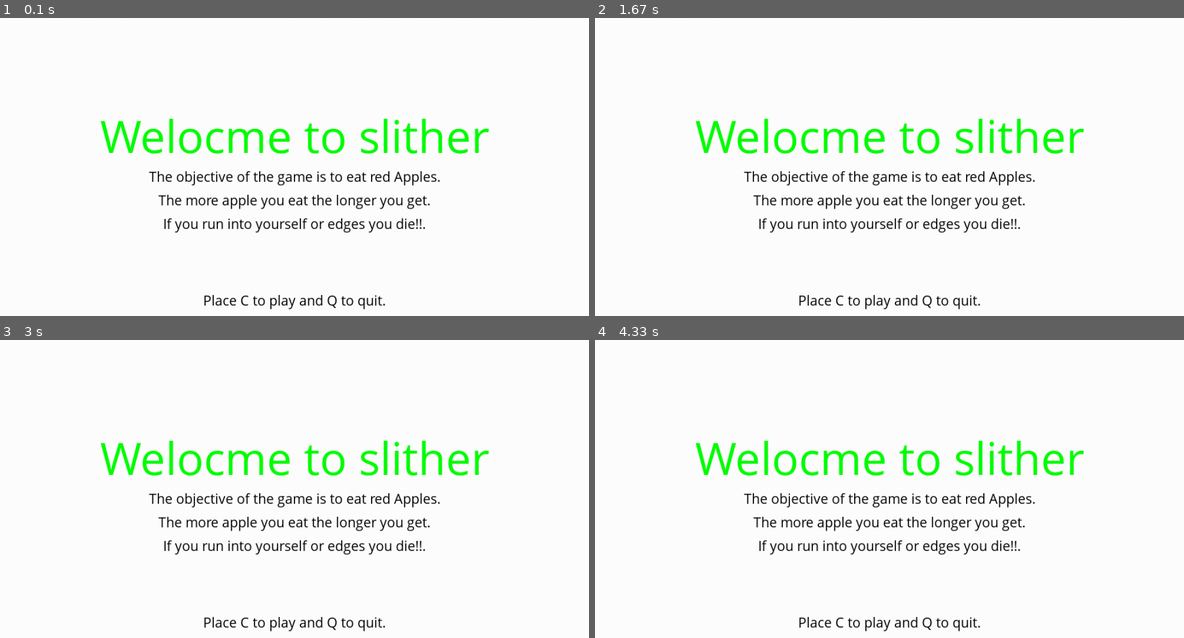
Above: before the commit, frames 1-4 (two rows, left to right).
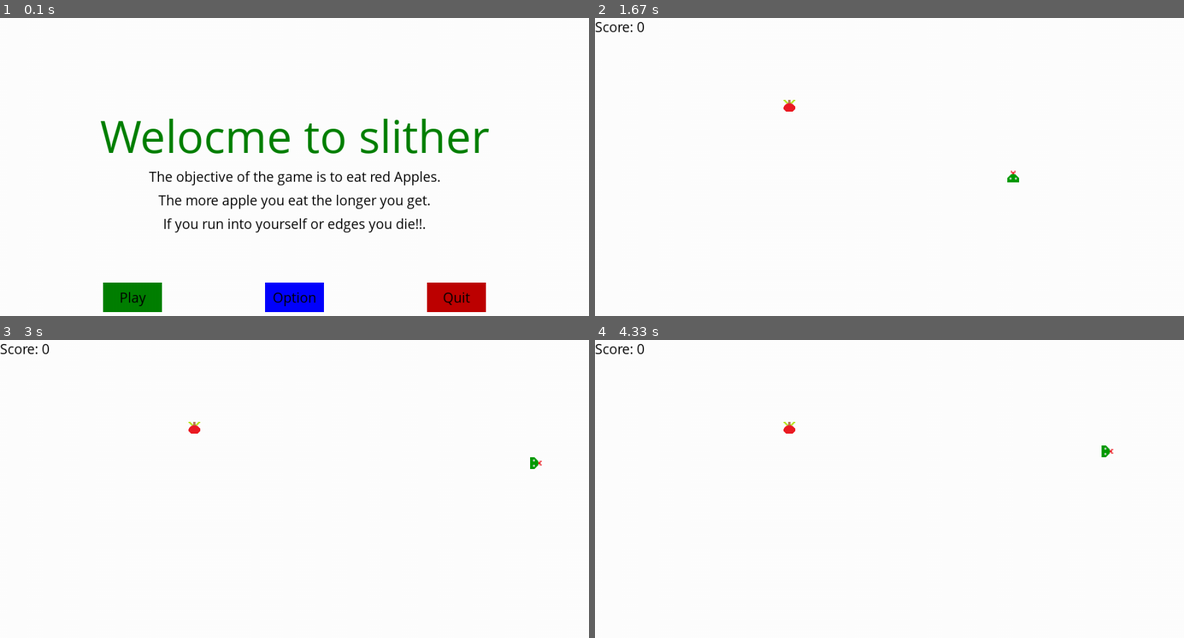
Above: after the commit, the same moments.

Repository: RIPTIDEKING/Snake_Pygame
Game: pygame game, started from MainGame.py
Same seed, same stepped clock (60 frames per second), same inputs: the game is played once before the commit and once after it.
Inputs (mouse positions are in pixels of both pictures, inside the frame that each line leads up to):
- Up to frame 1 (0.1 s): no input
- Up to frame 2 (1.67 s): click (724, 298) at 0.4 s, where only the run after the commit has a clickable "Play"; tap Enter at 0.67 s; hold Up from 1.5 s (still down)
- Up to frame 3 (3 s): release Up at 1.97 s; hold Right 2-2.47 s
- Up to frame 4 (4.33 s): hold Down 3.07-3.37 s; hold Left 3.4-3.8 s; hold Up 3.83-4.2 s; hold Right from 4.23 s (still down)

The runs differ from the first frame. In frame 1, 5.4% of the frame differs, in the area x 17-83%, y 33-99%; in frame 2, 4.9%; in frame 3, 5.0%; in frame 4, 5.0%.

Commit message:
Button completed

Diff:
--- a/pygameStart.py
+++ b/MainGame.py
@@ -1,27 +1,16 @@
 import pygame
 import time
 import random
+from resorces_basic import *
+from button import *
+
 pygame.init()
-
-white = (255,255,255)
-black = (0,0,0)
-red = (255,0,0)
-green = (0,255,0)
-darkGreen = (0,155,0)
-blue = (0,0,255)
 
 FPS = 10
 display_width = 1000
 display_height = 600
 block_size = 20
 MovementSpeed = (block_size)
-
-imgHead = pygame.image.load('snakeHead.png')
-imgBody = pygame.image.load('snakeBody.png')
-imgTail = pygame.image.load('snakeTail.png')
-appleMain = pygame.image.load('appleSimple.png')
-apple2 = pygame.image.load('apple2.png')
-appleSpecial = pygame.image.load('appleultimate.png')
 
 pygame.display.set_icon(appleMain)
 
@@ -38,18 +27,9 @@
 randAppleXSpecial = 0
 randAppleYSpecial = 0
 
-
-
 countApple = 0
 
-#gameDisplay.fill(white)
-
 clock = pygame.time.Clock()
-
-#functions Section
-smallFont = pygame.font.SysFont("comicsansms",25)
-medFont = pygame.font.SysFont("comicsansms",50)
-largeFont = pygame.font.SysFont("comicsansms",80)
 
 def newGameStart():
     global countApple
@@ -59,37 +39,58 @@
     text = smallFont.render("Score: "+str(score), True, black)
     gameDisplay.blit(text,(0,0))
 
-def randomApple():
+def randomApple(ls):
     global randAppleX,randAppleY,countApple
-    randAppleX = round(random.randrange(0,display_width-block_size,block_size)/block_size)*block_size
-    randAppleY = round(random.randrange(0,display_height-block_size,block_size)/block_size)*block_size
     countApple += 1
-
-def randomApple2():
+    rAx = 0
+    rAy = 0
+    rAx = round(random.randrange(0,display_width-block_size,block_size)/block_size)*block_size
+    rAy = round(random.randrange(0,display_height-block_size,block_size)/block_size)*block_size
+    for snakePart in ls:
+        if rAx == snakePart[0] and rAy == snakePart[1]:
+            randomApple(ls)
+            print(len(ls))
+            return
+    randAppleX = rAx
+    randAppleY = rAy
+
+def randomApple2(ls):
     global randAppleX2,randAppleY2
-    randAppleX2 = round(random.randrange(0,display_width-block_size,block_size)/block_size)*block_size
-    randAppleY2 = round(random.randrange(0,display_height-block_size,block_size)/block_size)*block_size
-
-def randomAppleSpecial():
+    rAx = 0
+    rAy = 0
+    rAx = round(random.randrange(0,display_width-block_size,block_size)/block_size)*block_size
+    rAy = round(random.randrange(0,display_height-block_size,block_size)/block_size)*block_size
+    for snakePart in ls:
+        if rAx == snakePart[0] and rAy == snakePart[1]:
+            randomApple2(ls)
+            return
+    randAppleX2 = rAx
+    randAppleY2 = rAy
+
+def randomAppleSpecial(ls):
     global randAppleXSpecial,randAppleYSpecial
-    randAppleXSpecial = round(random.randrange(0,display_width-block_size,block_size)/block_size)*block_size
-    randAppleYSpecial = round(random.randrange(0,display_height-block_size,block_size)/block_size)*block_size
+    rAx = 0
+    rAy = 0
+    rAx = round(random.randrange(0,display_width-block_size,block_size)/block_size)*block_size
+    rAy = round(random.randrange(0,display_height-block_size,block_size)/block_size)*block_size
+    for snakePart in ls:
+        if rAx == snakePart[0] and rAy == snakePart[1]:
+            randomAppleSpecial(ls)
+            return
+    randAppleXSpecial = rAx
+    randAppleYSpecial = rAy
 
 def game_intro():
 
-    intro = True
-
-    while intro:
+    intro = [True]
+    plBut = Button(gameDisplay,green,"Play",175,450,100,50,intro_play,(intro,))
+    opBtn = Button(gameDisplay,blue,"Option",450,450,100,50,None)
+    qtBtn = Button(gameDisplay,red,"Quit",725,450,100,50,onC_quit)
+    while intro[0]:
         for event in pygame.event.get():
             if event.type == pygame.QUIT:
                 pygame.quit()
                 quit()
-            if event.type == pygame.KEYDOWN:
-                if event.key == pygame.K_c:
-                    intro = False
-                elif event.key == pygame.K_q:
-                    pygame.quit()
-                    quit()
 
         gameDisplay.fill(white)
         message_to_screen("Welocme to slither",green,0,-100,"large")
@@ -99,11 +100,12 @@
                           black,y_displace =10)
         message_to_screen("If you run into yourself or edges you die!!.",
                           black,y_displace =50)
-        message_to_screen("Place C to play and Q to quit.",
-                          black,y_displace =180)
-
+
+        plBut.drawBtn()
+        opBtn.drawBtn()
+        qtBtn.drawBtn()
         pygame.display.update()
-        clock.tick(5)
+        clock.tick(20)
 
 def snake(snakeList,block_size):
 
@@ -119,21 +121,8 @@
     gameDisplay.blit(headImg,(snakeList[-1][0],snakeList[-1][1]))
 
     for XnY in snakeList[:-1]:
-       # gameDisplay.blit(imgBody,(XnY[0],XnY[1]))
         pygame.draw.rect(gameDisplay,darkGreen,[XnY[0],XnY[1],block_size,block_size])
 
-##    if not len(snakeList) == 1:
-##        gameDisplay.blit(imgTail,(snakeList[0][0],snakeList[0][1]))
-
-def text_objects(msg,color,size):
-    if size == "small":
-        screen_text = smallFont.render(msg, True, color)
-    elif size == "medium":
-        screen_text = medFont.render(msg, True, color)
-    elif size == "large":
-        screen_text = largeFont.render(msg, True, color)
-
-    return screen_text, screen_text.get_rect()
 
 def message_to_screen(msg,color,x_displace=0,y_displace=0,size = "small"):
     textSurf, textRect = text_objects(msg,color,size)
@@ -149,7 +138,7 @@
     gameExit = False
     gameOver = False
 
-    randomApple()
+    randomApple([])
 
     lead_x = display_width/2
     lead_y = display_height/2
@@ -280,17 +269,17 @@
 
         if lead_x == randAppleX and lead_y == randAppleY:
             snake_length += 1
-            randomApple()
+            randomApple(snakeList)
             if countApple%5 == 0:
-                randomApple2()
+                randomApple2(snakeList)
                 apple2Enable = True
             if countApple%10 == 0:
-                randomAppleSpecial()
+                randomAppleSpecial(snakeList)
                 appleSpecialEnable = True
 
         if lead_x == randAppleX2 and lead_y == randAppleY2 and apple2Enable:
             snake_length += 2
-            tempCountA2
+            tempCountA2 = 0
             apple2Enable = False
 
         if lead_x == randAppleXSpecial and lead_y == randAppleYSpecial and appleSpecialEnable:
--- /dev/null
+++ b/button.py
@@ -0,0 +1,49 @@
+from resorces_basic import *
+
+class Button:
+
+
+    def __init__(self,gDisplay,color,msg,buttonX,buttonY,buttonWidth,buttonHeigth,onClicked,args=[],size="small",textColor = black,fade = 50):
+
+        self.gameDisplay = gDisplay
+        self.color = color
+        self.text = msg
+        self.xPos = buttonX
+        self.yPos = buttonY
+        self.width = buttonWidth
+        self.heigth = buttonHeigth
+        self.textSize = size
+        self.textColor = textColor
+        self.hoverColor = lColor(self.color,fade)
+        self.click = onClicked
+        self.oneClick = True
+        self.checkClick = False
+        self.args = args
+
+    def drawBtn(self):
+        mousePt = pygame.mouse.get_pos()
+        mouseClicked = pygame.mouse.get_pressed()
+        if self.xPos+self.width > mousePt[0] > self.xPos and self.yPos+self.heigth > mousePt[1] > self.yPos:
+            pygame.draw.rect(self.gameDisplay,self.hoverColor,(self.xPos,self.yPos,self.width,self.heigth))
+            if mouseClicked[0] == 1 and self.oneClick:
+                self.oneClick = False
+                self.checkClick = True
+            elif mouseClicked[0] == 0 and self.checkClick:
+                self.oneClick = True
+                self.checkClick = False
+                self.onClick()
+
+        else:
+            pygame.draw.rect(self.gameDisplay,self.color,(self.xPos,self.yPos,self.width,self.heigth))
+            self.checkClick = False
+            self.oneClick = True
+
+        textSurf,textRect = text_objects(self.text,black,self.textSize)
+        textRect.center = (self.xPos+(self.width//2),self.yPos+(self.heigth//2))
+        self.gameDisplay.blit(textSurf,textRect)
+
+    def onClick(self):
+        if self.args == []:
+            self.click()
+        else:
+            self.click(*self.args)
--- /dev/null
+++ b/buttonPrac.py
@@ -0,0 +1,45 @@
+import pygame
+from button import *
+
+pygame.init()
+
+gameDisplay = pygame.display.set_mode((500,500))
+pygame.display.set_caption("buttons")
+gameDisplay.fill(white)
+
+def text_objects(msg,color,size):
+    if size == "small":
+        screen_text = smallFont.render(msg, True, color)
+    elif size == "medium":
+        screen_text = medFont.render(msg, True, color)
+    elif size == "large":
+        screen_text = largeFont.render(msg, True, color)
+
+    return screen_text, screen_text.get_rect()
+
+def tt(a,*b,c):
+    print(a)
+    t(a,*b)
+    print(c)
+def pri():
+    print("hello")
+
+def t(a,b,c,d):
+    print(a,b,c,d)
+
+
+tt(1,2,3,4,c=45)
+
+plyBtn = Button(gameDisplay,blue,'play',100,200,100,50,pri,fade=80)
+quiBtn = Button(gameDisplay,red,'Quit',300,200,100,50,pri)
+while True:
+    #gameDisplay.fill(white)
+
+    for event in pygame.event.get():
+        if event.type == pygame.QUIT:
+            pygame.quit()
+            quit()
+    plyBtn.drawBtn()
+    quiBtn.drawBtn()
+    pygame.display.update()
+    #pygame.time.Clock().tick(5)
--- /dev/null
+++ b/resorces_basic.py
@@ -0,0 +1,47 @@
+import pygame
+pygame.init()
+
+smallFont = pygame.font.SysFont("comicsansms",25)
+medFont = pygame.font.SysFont("comicsansms",50)
+largeFont = pygame.font.SysFont("comicsansms",80)
+
+white = (255,255,255)
+black = (0,0,0)
+red = (190,0,0)
+green = (0,128,0)
+l_green = (0,255,0)
+darkGreen = (0,155,0)
+blue = (0,0,255)
+
+imgHead = pygame.image.load('snakeHead.png')
+imgBody = pygame.image.load('snakeBody.png')
+imgTail = pygame.image.load('snakeTail.png')
+appleMain = pygame.image.load('appleSimple.png')
+apple2 = pygame.image.load('apple2.png')
+appleSpecial = pygame.image.load('appleultimate.png')
+
+def text_objects(msg,color,size):
+    if size == "small":
+        screen_text = smallFont.render(msg, True, color)
+    elif size == "medium":
+        screen_text = medFont.render(msg, True, color)
+    elif size == "large":
+        screen_text = largeFont.render(msg, True, color)
+
+    return screen_text, screen_text.get_rect()
+
+def lColor(col,change = 50):
+    lcol = []
+    for i in col:
+        tcol = i+change
+        if tcol > 255:
+            tcol = 255
+        lcol.append(tcol)
+    return lcol
+
+def onC_quit():
+    pygame.quit()
+    quit()
+
+def intro_play(intro):
+    intro[0] = False
